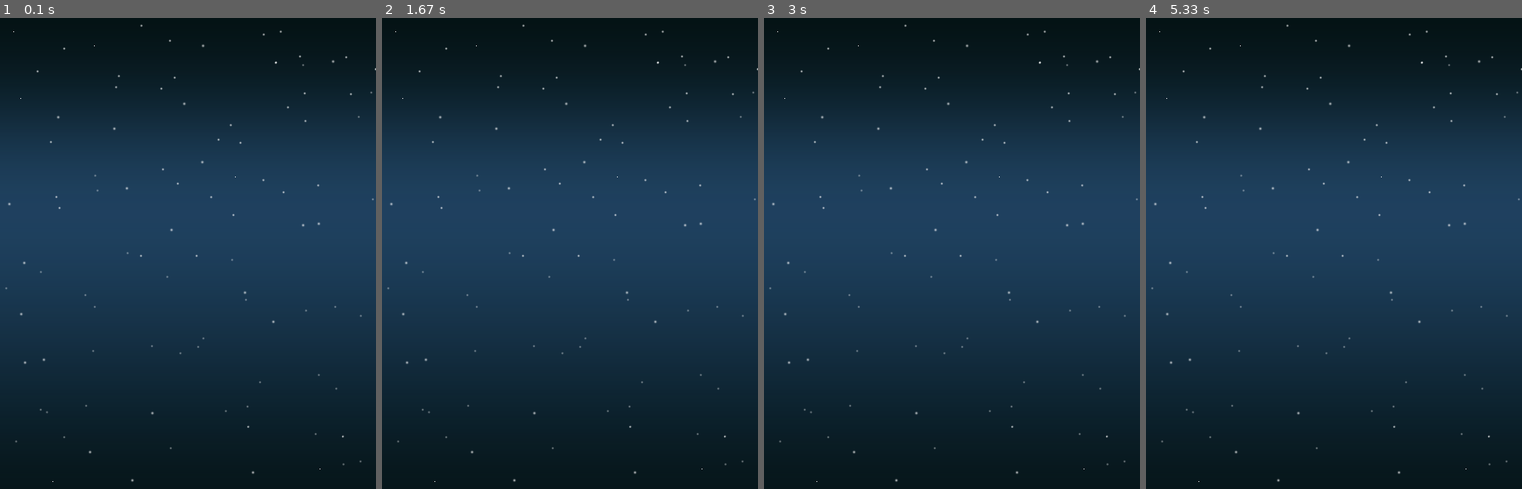
Above: before the commit, frames 1-4 (left to right).
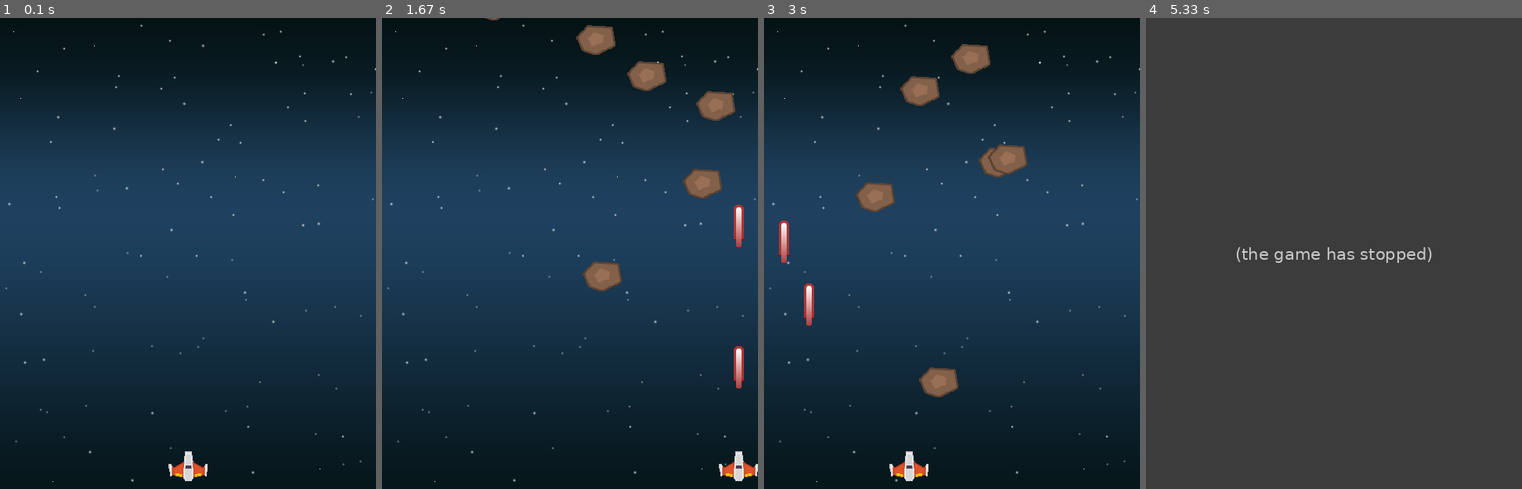
Above: after the commit, the same moments.

Repository: juliaribeiromartins/pygame
Game: pygame game, started from asteroids-base.py
The game is run twice, just before and just after one commit, with the same random seed, the same clock (stepped at 60 frames per second) and the same inputs.
Inputs:
- Up to frame 1 (0.1 s): no input
- Up to frame 2 (1.67 s): tap Space at 0.33, 0.73, 1.03, 1.23, 1.53 s; hold Right 0.67-1.13 s; hold Right 1.17-1.63 s
- Up to frame 3 (3 s): hold Left 1.67-2.2 s; tap Space at 1.73, 2.03, 2.3, 2.6, 2.73 s; hold Left 2.23-2.63 s; hold Right from 2.67 s (still down)
- Up to frame 4 (5.33 s): tap Space at 3.03, 3.4, 3.7, 3.9, 4.2 s; release Right at 3.3 s; hold Left 3.33-3.8 s; hold Right 3.83-4.3 s

The runs differ from the first frame. In frame 1, 0.3% of the frame differs, in the area x 44-56%, y 92-99%; in frame 2, 3.3%; in frame 3, 3.5%; in frame 4, 100%, in the area x 0-100%, y 0-100%.
After the commit the program exited at 5.02 s; later frames show no game.

Commit message:
nova fase

Diff:
--- a/asteroids-base.py
+++ b/asteroids-base.py
@@ -3,23 +3,105 @@
 # Importando as bibliotecas necessárias.
 import pygame
 from os import path
+import random
+import time
 
 # Estabelece a pasta que contem as figuras.
 img_dir = path.join(path.dirname(__file__), 'img')
+snd_dir = path.join(path.dirname(__file__), 'snd')
 
 # Dados gerais do jogo.
 WIDTH = 480 # Largura da tela
+WHITE = (255, 255, 255)
+BLACK = (0, 0, 0)
 HEIGHT = 600 # Altura da tela
 FPS = 60 # Frames por segundo
 
 # Define algumas variáveis com as cores básicas
-WHITE = (255, 255, 255)
-BLACK = (0, 0, 0)
 RED = (255, 0, 0)
 GREEN = (0, 255, 0)
 BLUE = (0, 0, 255)
 YELLOW = (255, 255, 0)
 
+#classe jogador que representa a nave
+class Player(pygame.sprite.Sprite):
+    #construtor da classe
+    def __init__(self):
+
+        #construtor da classe pai (Sprite).
+        pygame.sprite.Sprite.__init__(self)
+
+        #carregando a imagem de fundo
+        player_img = pygame.image.load(path.join(img_dir,"playerShip1_orange.png")).convert()
+        self.image = player_img
+
+        #diminuindo o tamanho da imagem .
+        self.image = pygame.transform.scale(player_img, (50,38))
+
+        #deixando transparente
+        self.image.set_colorkey(BLACK)
+
+        #detalhes sobre o posicionamento
+        self.rect = self.image.get_rect()
+
+        #centraliza embaixo da tela
+        self.rect.centerx = WIDTH / 2
+        self.rect.bottom = HEIGHT - 10
+
+        #velocidade da nave
+        self.speedx = 0
+        self.radius = 25
+    def update(self):
+        self.rect.x += self.speedx
+
+        if self.rect.right > WIDTH:
+            self.rect.right = WIDTH
+        if self.rect.left < 0:
+            self.rect.left = 0
+
+class Mob(pygame.sprite.Sprite):#classe é com letra maiúscula
+    def __init__(self):
+        pygame.sprite.Sprite.__init__(self)
+        mob_img = pygame.image.load(path.join(img_dir,"meteorBrown_med1.png")).convert()
+        self.image = pygame.transform.scale(mob_img, (50,38))
+        self.image.set_colorkey(BLACK)
+        self.rect = self.image.get_rect()
+        self.rect.centerx = random.randrange(0,WIDTH)
+        self.rect.bottom = random.randrange(-100,-40)
+        self.speedx =random.randrange(-3,3)
+        self.speedy =random.randrange(2,9)
+        self.radius= int(self.rect.width*.85/2)
+
+
+    def update(self):
+       self.rect.y+= self.speedy
+       self.rect.x+= self.speedx
+       if self.rect.top > HEIGHT + 10 or self.rect.left < -25 or self.rect.right > WIDTH + 20:
+           self.rect.centerx = random.randrange(0,WIDTH)
+           self.rect.bottom = random.randrange(-100,-40)
+           self.speedx =random.randrange(-3,3)
+           self.speedy =random.randrange(2,9)
+class Bullet(pygame.sprite.Sprite):
+    def __init__(self, x, y):
+        pygame.sprite.Sprite.__init__(self)
+        bullet_img = pygame.image.load(path.join(img_dir,"laserRed16.png")).convert()
+        self.image=bullet_img
+        self.image.set_colorkey(BLACK)
+        self.rect=self.image.get_rect()
+        self.rect.bottom=y
+        self.rect.centerx=x
+        self.speedy=-10
+
+    def update(self):
+        self.rect.y += self.speedy
+
+        if self.rect.bottom<0 :
+            self.kill()
+
+
+
+
+
 # Inicialização do Pygame.
 pygame.init()
 pygame.mixer.init()
@@ -27,6 +109,8 @@
 # Tamanho da tela.
 screen = pygame.display.set_mode((WIDTH, HEIGHT))
 
+
+
 # Nome do jogo
 pygame.display.set_caption("Asteroids")
 
@@ -36,11 +120,37 @@
 # Carrega o fundo do jogo
 background = pygame.image.load(path.join(img_dir, 'starfield.png')).convert()
 background_rect = background.get_rect()
+snd_dir=path.join(path.dirname(__file__), 'snd')
+pygame.mixer.music.load(path.join(snd_dir,"tgfcoder-FrozenJam-SeamlessLoop.ogg"))
+pygame.mixer.music.set_volume(0.4)
+boom_sound=pygame.mixer.Sound(path.join(snd_dir, "expl3.wav"))
+destroy_sound=pygame.mixer.Sound(path.join(snd_dir, 'expl6.wav'))
+pew_sound=pygame.mixer.Sound(path.join(snd_dir, 'pew.wav'))
+
+
+
+
+
+
+player= Player()
+
+all_sprites=pygame.sprite.Group()   #add no grupo
+all_sprites.add(player)
+
+bullets = pygame.sprite.Group()
+
+mobs = pygame.sprite.Group()
+for i in range(0,8):
+    m=Mob()
+    all_sprites.add(m)
+    mobs.add(m)
+
 
 # Comando para evitar travamentos.
 try:
 
     # Loop principal.
+    pygame.mixer.music.play(loops=-1)
     running = True
     while running:
 
@@ -54,9 +164,55 @@
             if event.type == pygame.QUIT:
                 running = False
 
+            #verifica se apertou alguma tecla
+            if event.type == pygame.KEYDOWN:
+                if event.key == pygame.K_LEFT:
+                    player.speedx = -8
+                if event.key == pygame.K_RIGHT:
+                    player.speedx = 8
+
+                if event.key == pygame.K_SPACE:
+                    bullet = Bullet(player.rect.centerx, player.rect.top)
+                    all_sprites.add(bullet)
+                    bullets.add(bullet)
+                    pew_sound.play()
+
+
+
+
+
+
+            if event.type == pygame.KEYUP:
+                if event.key == pygame.K_LEFT:
+                    player.speedx = 0
+                if event.key == pygame.K_RIGHT:
+                    player.speedx = 0
+
+        #depois de processar os eventos
+        #atualiza a acao de cada sprite
+        all_sprites.update()
+
+        hits = pygame.sprite.groupcollide(mobs, bullets, True, True)
+        for hit in hits:
+            destroy_sound.play()
+            m = Mob()
+            all_sprites.add(m)
+            mobs.add(m)
+
+
+
+        #verifica se houve colisão entre a nave e meteoro
+        hits = pygame.sprite.spritecollide(player, mobs, False, pygame.sprite.collide_circle)
+        if hits:
+            #toca o som da colisão
+            boom_sound.play()
+            time.sleep(1)#precisa esperar senão fecha
+            running = False
+
         # A cada loop, redesenha o fundo e os sprites
         screen.fill(BLACK)
         screen.blit(background, background_rect)
+        all_sprites.draw(screen)
 
         # Depois de desenhar tudo, inverte o display.
         pygame.display.flip()
